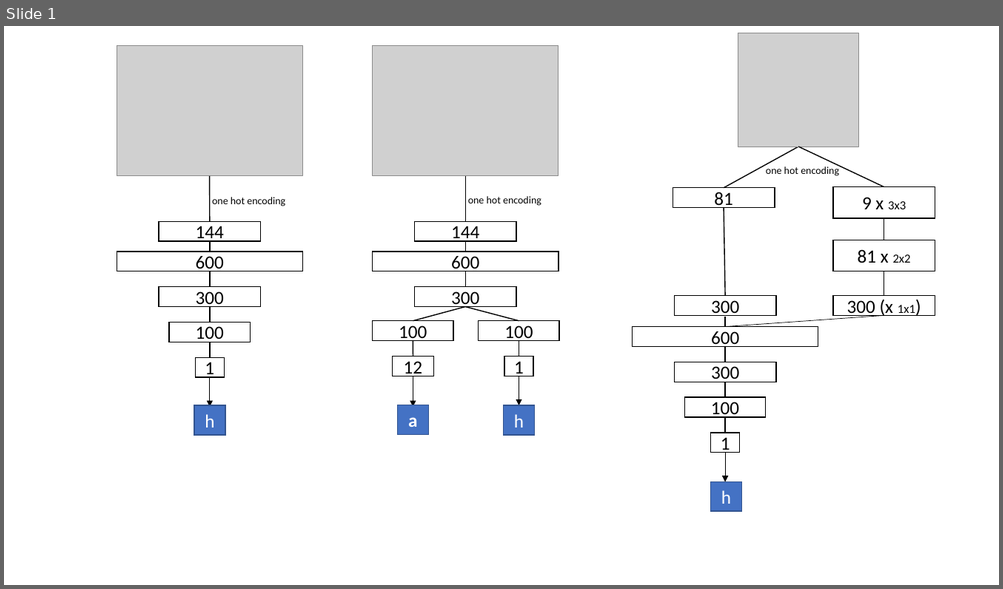
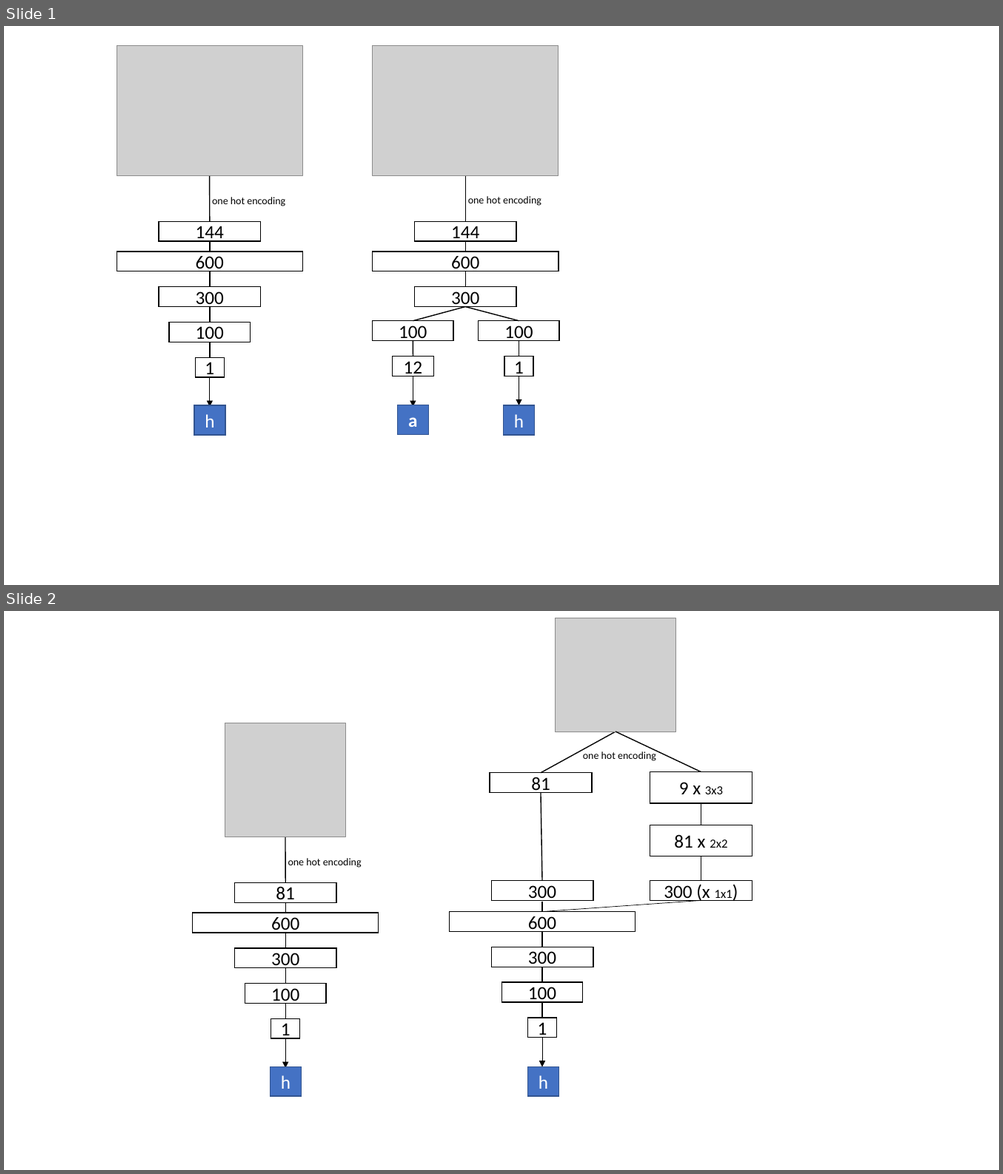
Before and after one commit to fberrier/rubiks, a slide deck: latex/Figures/networks.pptx. Shown one above the other, each under a label of ours: slide 1 before the commit, slides 1 and 2 after it. The pictures are 1003x589 and 1003x1174 pixels, drawn with LibreOffice and Linux fonts; fonts in the diff are those of the drawing; grey boxes stand for pictures. Boxes give left, top, right and bottom in pixels: in the first picture for what was removed or moved away, otherwise in the second. Text is boxed around its words. In the diff, an @@ line names an element or a change of style, - is before the commit and + after.

```diff
--- a/latex/Figures/networks.pptx
+++ b/latex/Figures/networks.pptx
@@ slide 2 added at box(4, 611, 999, 1170), background #FFFFFF @@
@@ group added at box(193, 723, 378, 1096): 6 rectangles, 5 lines, 1 arrow, 1 text, 1 picture @@
+81
+600
+300
+100
+1
+h
+one hot encoding
@@ group added at box(449, 618, 752, 1096): 10 rectangles, 10 lines, 1 arrow, 1 picture, 1 text @@
+81
+600
+300
+100
+1
+300
+300 (x 1x1)
+h
+9 x 3x3
+one hot encoding
+81 x 2x2
@@ slide 1 changed as well @@
@@ group removed at box(632, 33, 935, 511): 10 rectangles, 10 lines, 1 arrow, 1 picture, 1 text @@
-81
-600
-300
-100
-1
-300
-300 (x 1x1)
-h
-9 x 3x3
-one hot encoding
-81 x 2x2
```
Also in this commit, not shown: 6 other files.
